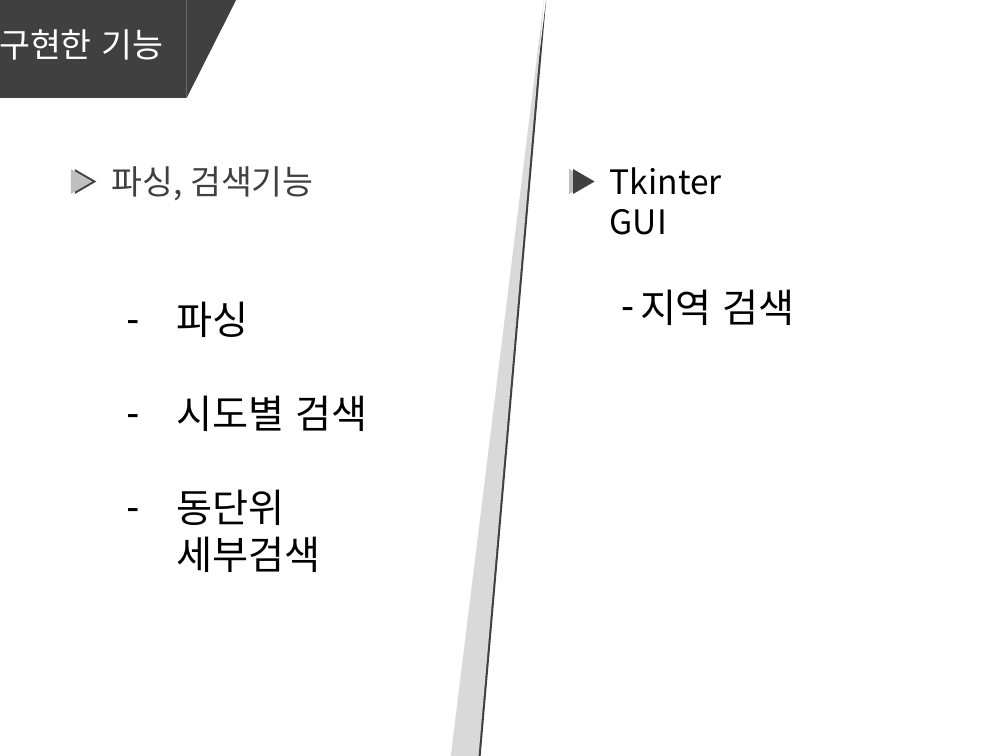
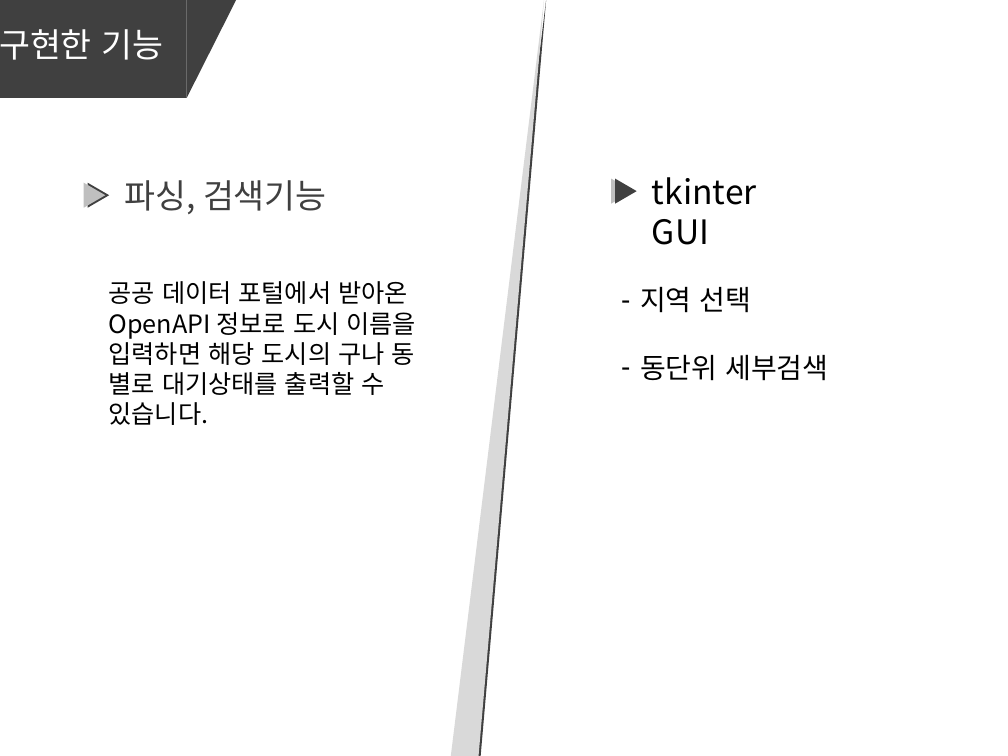
Before and after one commit to youjinmyoung/ScriptProject, a slide deck: slide 3 of 스크립트 기획발표.pptx. Drawn at 1008x756 pixels with LibreOffice and Linux fonts; fonts in the diff are those of the drawing. Boxes give left, top, right and bottom in pixels: in the first picture for what was removed or moved away, otherwise in the second. Text is boxed around its words. In the diff, an @@ line names an element or a change of style, - is before the commit and + after.

```diff
--- a/스크립트 기획발표.pptx
+++ b/스크립트 기획발표.pptx
@@ text "파싱, 검색기능": place and size @@
-text "파싱, 검색기능" at <box>111,166,314,200</box>
+text "파싱, 검색기능" at <box>124,180,327,214</box>
@@ triangle: place and size @@
-triangle at <box>570,168,591,194</box>
+triangle at <box>612,178,633,204</box>
@@ triangle: place and size @@
-triangle at <box>574,168,595,194</box>
+triangle at <box>616,178,637,204</box>
@@ text at <box>652,177,757,245</box>: text changed @@
-Tkinter GUI
+tkinter GUI
@@ triangle: place and size @@
-triangle at <box>72,168,93,194</box>
+triangle at <box>84,182,105,208</box>
@@ triangle: place and size @@
-triangle at <box>75,168,96,194</box>
+triangle at <box>88,182,109,208</box>
@@ text at <box>109,281,417,425</box>: text changed; size 28 to 18 pt @@
-– 파싱
-– 시도별 검색
-– 동단위 세부검색
+공공 데이터 포털에서 받아온 OpenAPI 정보로 도시 이름을 입력하면 해당 도시의 구나 동 별로 대기상태를 출력할 수 있습니다.
@@ text at <box>640,286,828,381</box>: text changed; size 28 to 20 pt @@
-– 지역 검색
+– 지역 선택
+– 동단위 세부검색
```
Also in this commit, not shown: 2 other slides changed, 1 slide added, 3 slides removed, 4 other files.
